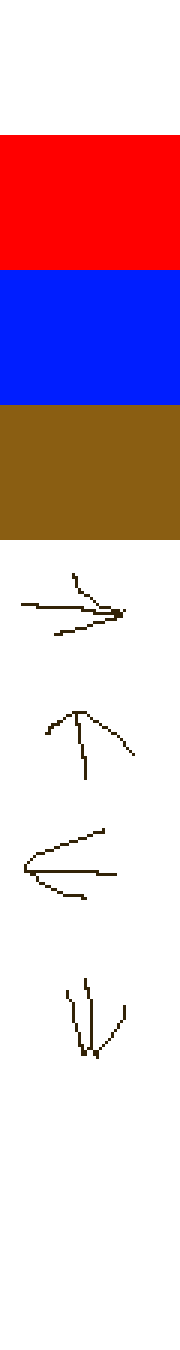
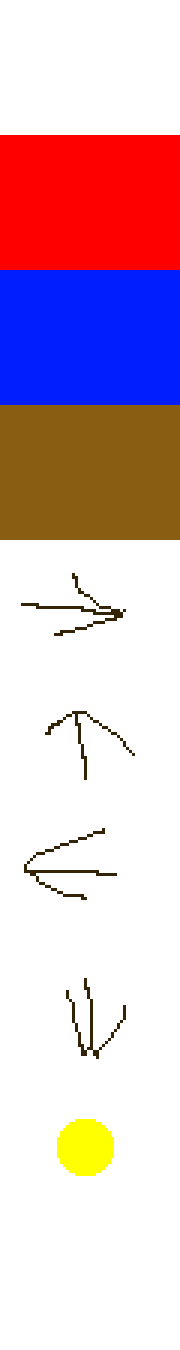
Layer changes from the first 180 × 1350 image to the second:
painted on "Background" over [57, 1119, 114, 1176]
